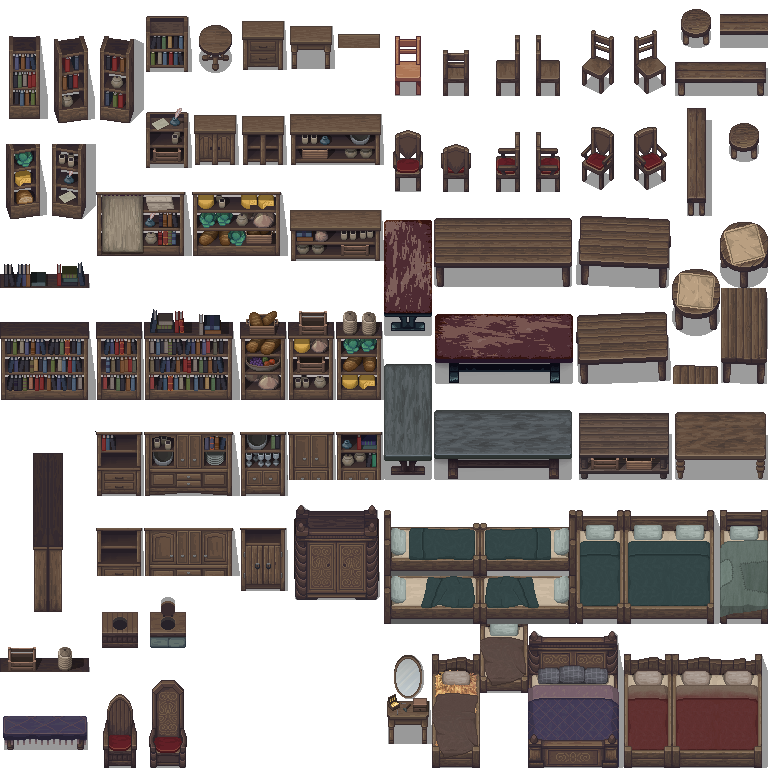
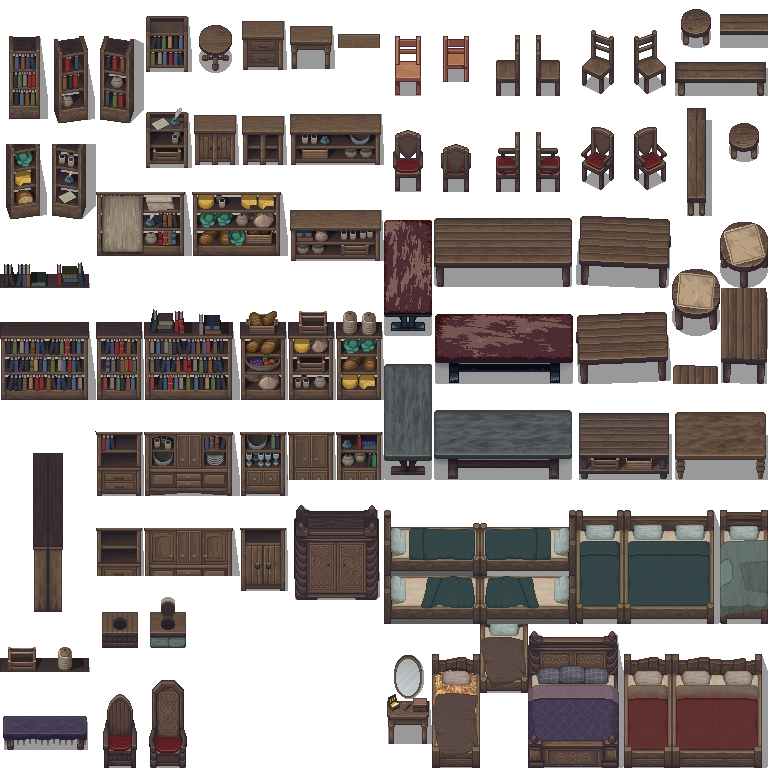
Revision of a layered 768×768 image; what changed, layer by layer:
added layer "Chair Back" above "Old" over <box>443,36,469,82</box>
painted on "Layer 1" over <box>443,50,469,96</box>
